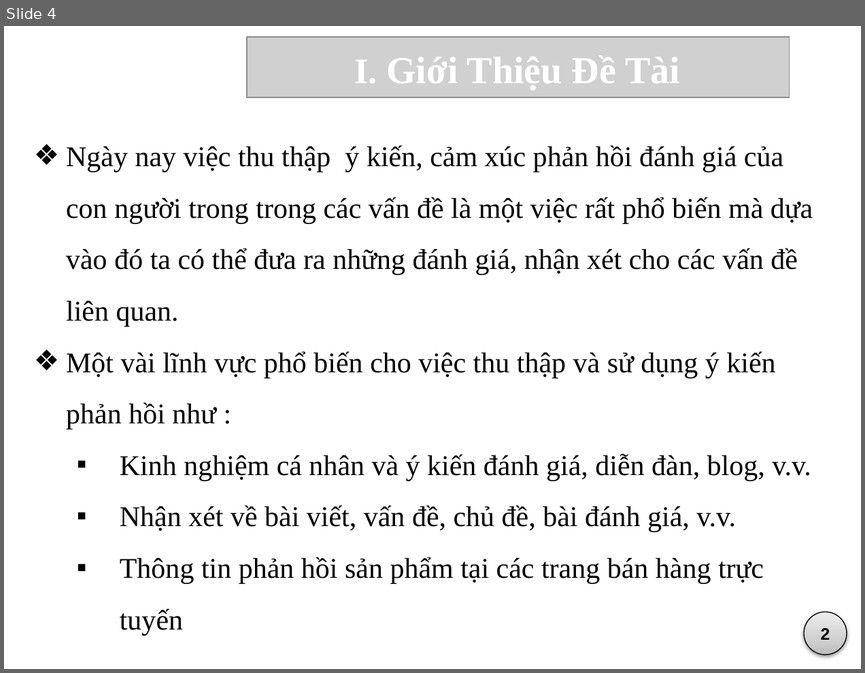
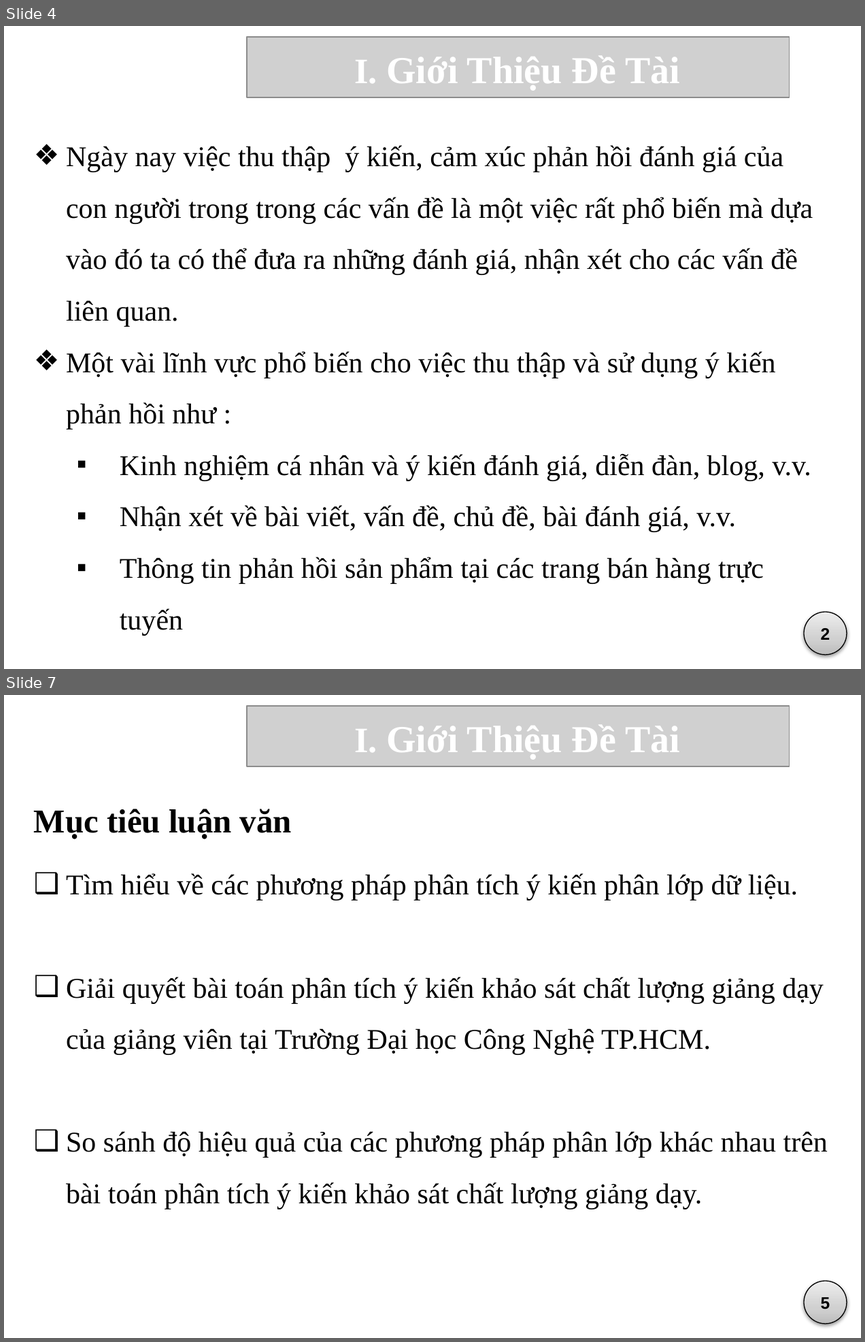
Before and after one commit to vominhquan1995/NLP, a slide deck: Document/ThuyetTrinh/BaoCao_v1.pptx. Shown one above the other, each under a label of ours: slide 4 before the commit, slides 4 and 7 after it; the slides between them are not shown. The pictures are 865x673 and 865x1342 pixels, drawn with LibreOffice and Linux fonts; fonts in the diff are those of the drawing; grey boxes stand for pictures; background and template pictures are left out. Boxes give left, top, right and bottom in pixels: in the first picture for what was removed or moved away, otherwise in the second. Text is boxed around its words. In the diff, an @@ line names an element or a change of style, - is before the commit and + after.

```diff
--- a/Document/ThuyetTrinh/BaoCao_v1.pptx
+++ b/Document/ThuyetTrinh/BaoCao_v1.pptx
@@ slide 7 added at box(4, 695, 861, 1338), background #FFFFFF @@
@@ picture added at box(247, 706, 789, 767) @@
@@ text added at box(355, 725, 680, 760), 32 pt, text #FFFFFF, bold @@
+I. Giới Thiệu Đề Tài
@@ text added at box(34, 809, 292, 838), 28 pt, text #000000, bold @@
+Mục tiêu luận văn
@@ text added at box(66, 873, 827, 1209), 24 pt, text #000000 @@
+❑ Tìm hiểu về các phương pháp phân tích ý kiến phân lớp dữ liệu.
+❑ Giải quyết bài toán phân tích ý kiến khảo sát chất lượng giảng dạy của giảng viên tại Trường Đại học Công Nghệ TP.HCM.
+❑ So sánh độ hiệu quả của các phương pháp phân lớp khác nhau trên bài toán phân tích ý kiến khảo sát chất lượng giảng dạy.
@@ ellipse added at box(804, 1280, 847, 1323), fill gradient #BDBDBD to #D1D1D1 to #EEEEEE, outline #000000 0.75 pt, 14 pt, text #000000, bold @@
+5
```
Also in this commit, not shown: 7 slides changed, 20 other slides added, 13 slides removed.
